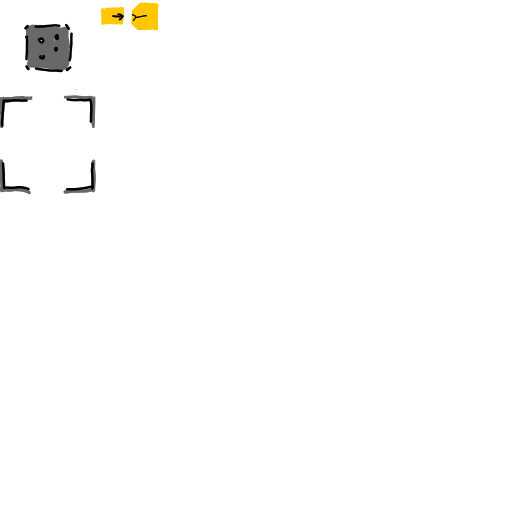
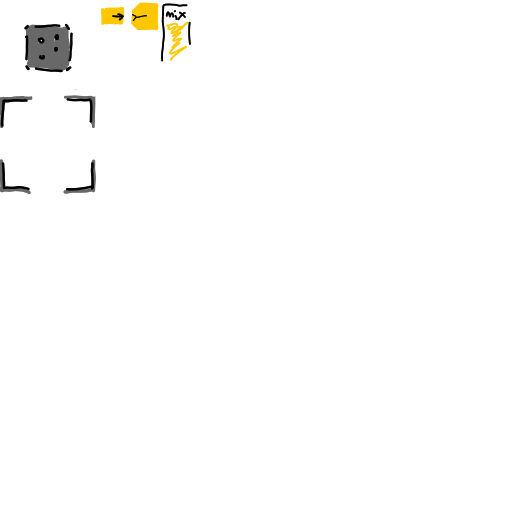
Revision of a layered 512px x 512px image; what changed, layer by layer:
painted on "Paint Layer 2" over [161, 3, 191, 62]
